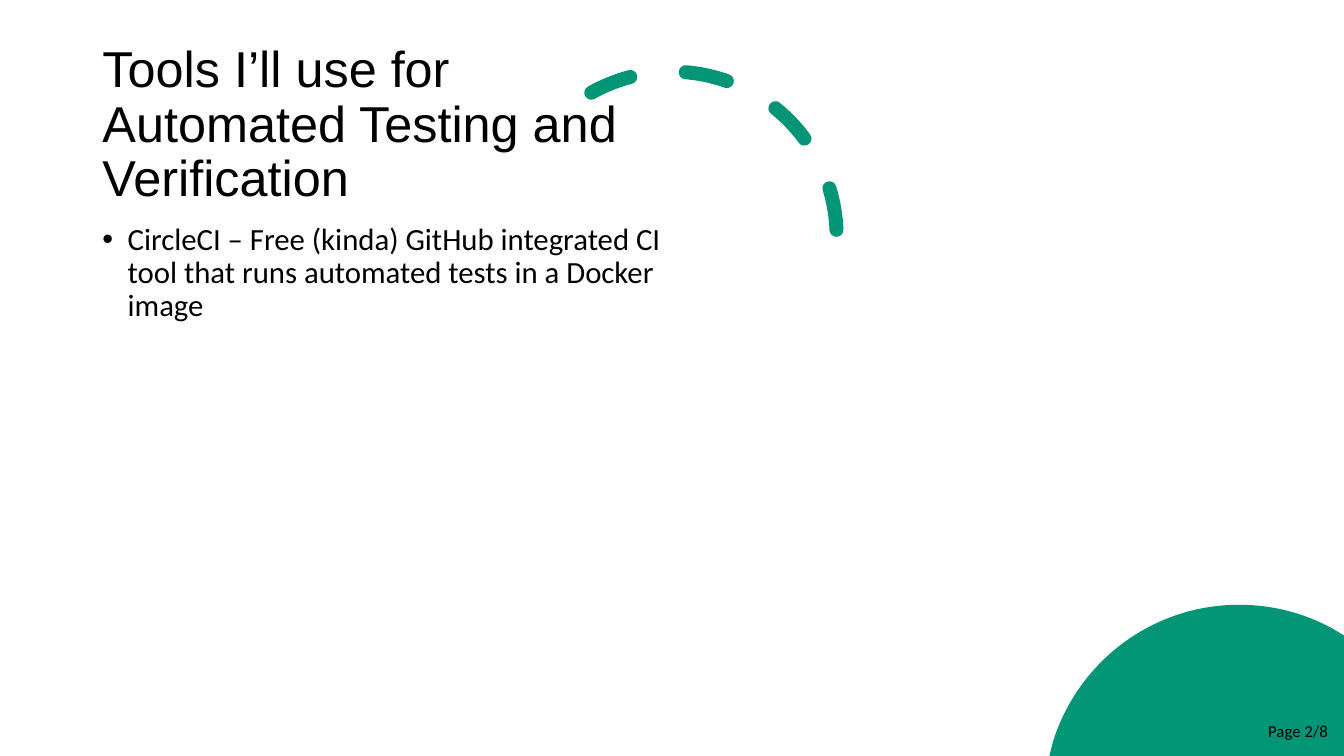
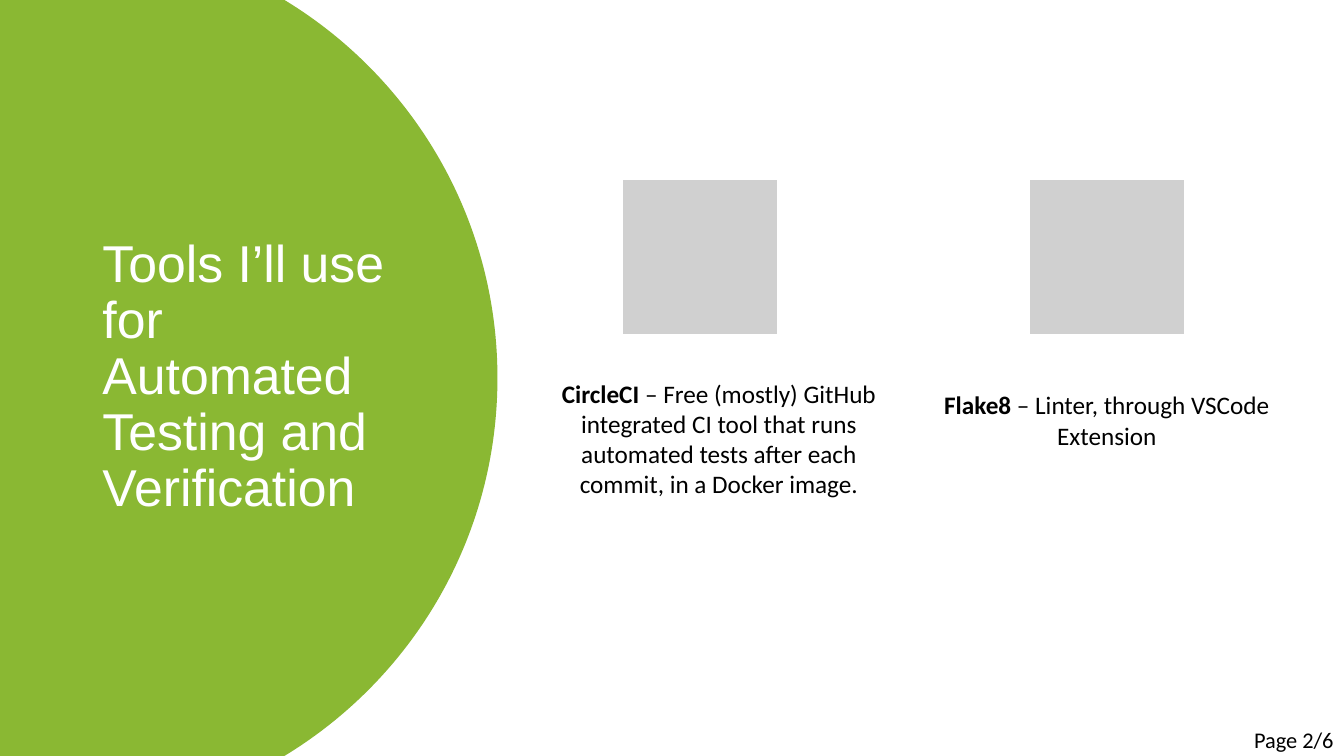
Before and after one commit to cer-hunter/OAR-CAS741, a slide deck: slide 2 of docs/Presentations/VNVPlanPresentation/VNVPlanPresentation.pptx. Drawn at 1344x756 pixels with LibreOffice and Linux fonts; fonts in the diff are those of the drawing; grey boxes stand for pictures. Boxes give left, top, right and bottom in pixels: in the first picture for what was removed or moved away, otherwise in the second. Text is boxed around its words. In the diff, an @@ line names an element or a change of style, - is before the commit and + after.

Commit message:
Updated VnV Presentation

```diff
--- a/docs/Presentations/VNVPlanPresentation/VNVPlanPresentation.pptx
+++ b/docs/Presentations/VNVPlanPresentation/VNVPlanPresentation.pptx
@@ freeform shape added at (x1=0, y1=0, x2=497, y2=756), fill #8AB833 @@
@@ title "Tools I’ll use for Automated ..." moved from (x1=102, y1=50, x2=617, y2=197) to (x1=102, y1=244, x2=384, y2=507) @@
@@ title "Tools I’ll use for Automated ..." at (x1=102, y1=244, x2=384, y2=507): size 36 to 37 pt, text colour #000000 to #FFFFFF @@
@@ arc (boxed as its full ellipse) removed at (x1=507, y1=72, x2=837, y2=401) @@
@@ picture added at (x1=622, y1=179, x2=777, y2=335) @@
@@ picture added at (x1=1029, y1=179, x2=1185, y2=335) @@
@@ text at (x1=562, y1=384, x2=876, y2=498): text changed; size 22 to 18 pt @@
-• CircleCI – Free (kinda) GitHub integrated CI tool that runs automated tests in a Docker image
+CircleCI – Free (mostly) GitHub integrated CI tool that runs automated tests after each commit, in a Docker image.
@@ text added at (x1=944, y1=396, x2=1269, y2=445), 18 pt, text #000000 @@
+Flake8 – Linter, through VSCode Extension
@@ freeform shape added at (x1=0, y1=491, x2=105, y2=682), fill #0989B1 @@
@@ freeform shape removed at (x1=1050, y1=605, x2=1344, y2=756) @@
@@ freeform shape removed at (x1=14, y1=630, x2=210, y2=756) @@
@@ freeform shape added at (x1=14, y1=630, x2=210, y2=756), fill #029676 @@
@@ text at (x1=1254, y1=732, x2=1333, y2=752): text changed; size 12 to 16 pt @@
-Page 2/8
+Page 2/6
```
Also in this commit, not shown: 3 slides added, 5 slides removed, 1 other file.
